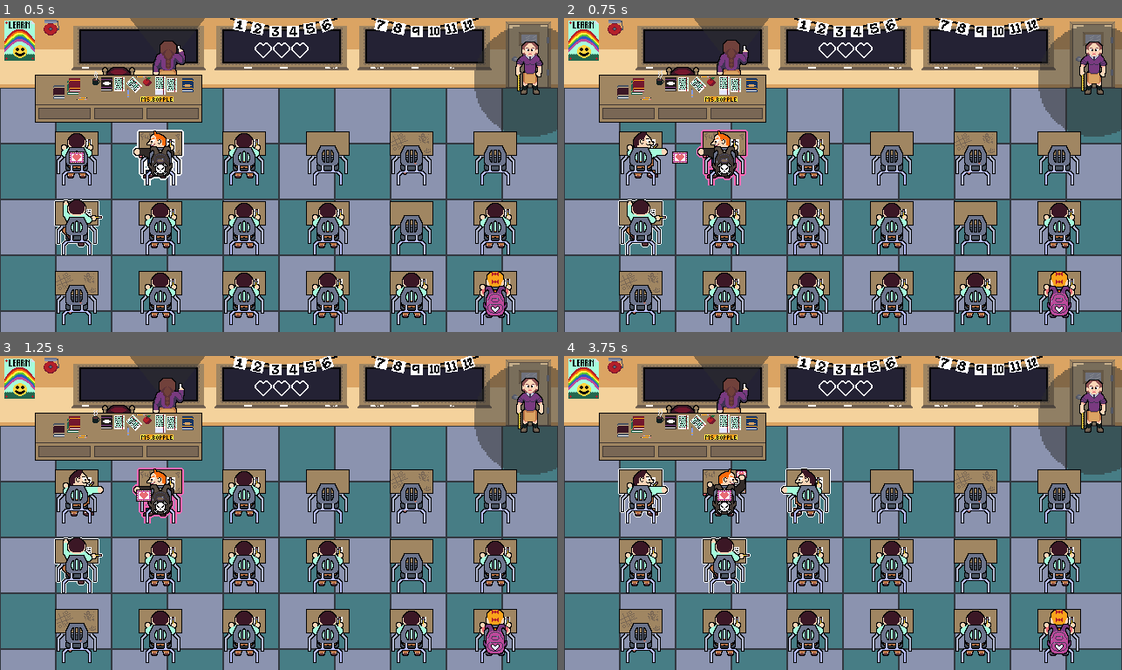
Above: before the commit, frames 1-4 (two rows, left to right).
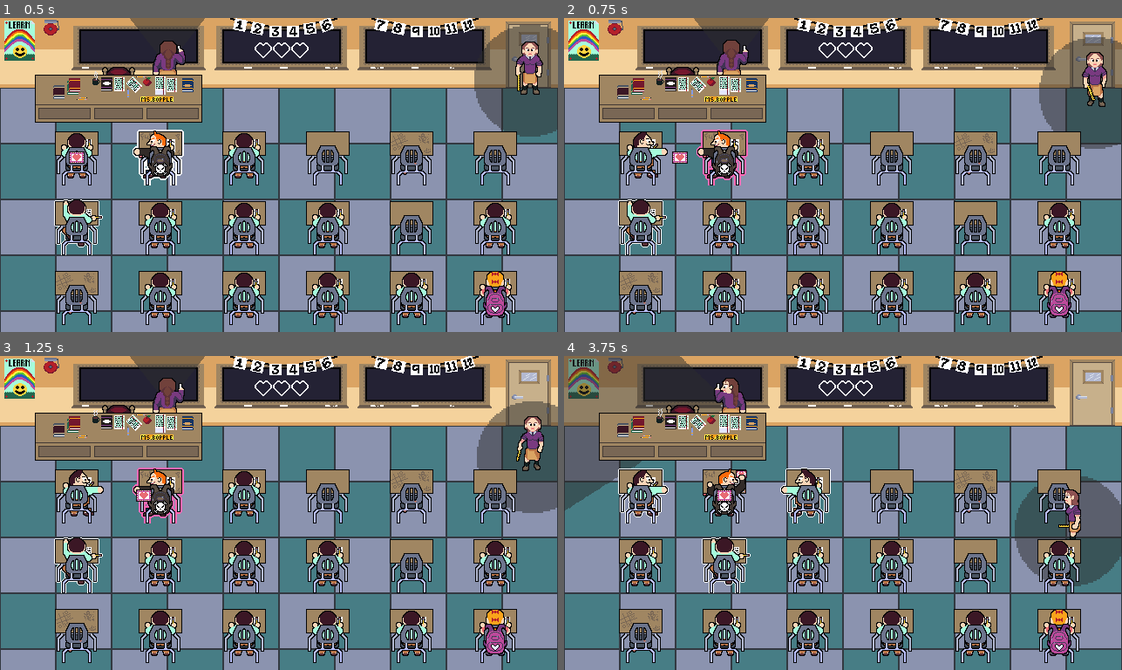
Above: after the commit, the same moments.

Repository: RacBrosGaming/Love-Note
Game: Godot game, scene res://Levels/class_room.tscn
The game is run twice, just before and just after one commit, with the same random seed, the same clock (stepped at 60 frames per second) and the same inputs. The engine's default icon, where the game draws it, is replaced by a stand-in: a white triangle on a blue panel in a dark square.
Inputs (mouse positions are in pixels of both pictures, inside the frame that each line leads up to):
- Up to frame 1 (0.5 s): no input
- Up to frame 2 (0.75 s): move the mouse to (642, 228) at 0.52 s; hold Right (right) from 0.53 s (still down); hold Space (select) from 0.53 s (still down); click (642, 228) at 0.67 s
- Up to frame 3 (1.25 s): keep holding Right (right); keep holding Space (select)
- Up to frame 4 (3.75 s): move the mouse to (725, 566) at 1.27 s; release Right (right) at 1.28 s; release Space (select) at 1.28 s; hold Down (down) 1.28-2.03 s; tap Space (select) at 1.35, 2.85 s; click (725, 566) at 1.42 s; move the mouse to (725, 635) at 2.02 s; hold Right (right) 2.03-2.78 s; hold Space (select) 2.03-2.78 s; click (725, 635) at 2.17 s; move the mouse to (809, 494) at 2.77 s; hold Up (up) 2.78-3.53 s; click (809, 494) at 2.92 s; move the mouse to (809, 566) at 3.52 s; hold Left (left) from 3.53 s (still down); hold Space (select) from 3.53 s (still down); click (809, 566) at 3.67 s

Frame 1 is identical in both runs. In frame 2, 1.7% of the frame differs, in the area x 85-100%, y 2-42%; in frame 3, 3.7%; in frame 4, 14%, in the area x 0-100%, y 0-74%.

Commit message:
made the teacher move faster

Diff:
--- a/Levels/class_room.gd
+++ b/Levels/class_room.gd
@@ -7,7 +7,7 @@
 @onready var reset_timer: Timer = $ResetTimer
 @onready var heart_container: HeartContainer = $HeartContainer
 
-const GAME_OVER = preload("res://Levels/game_over.tscn")
+const GAME_OVER = "res://Levels/game_over.tscn"
 const GRID = preload("res://Scenes/grid.tscn")
 
 @export var max_lives := 3
@@ -60,7 +60,7 @@
 			grid_position.add_child(grid)
 			teacher_assistant.grid = grid
 	else:
-		get_tree().change_scene_to_packed(GAME_OVER)
+		get_tree().change_scene_to_file(GAME_OVER)
 
 func _on_reached_goal() -> void:
-	get_tree().change_scene_to_packed(GAME_OVER)
+	get_tree().change_scene_to_file(GAME_OVER)
--- a/NPCs/teacher.gd
+++ b/NPCs/teacher.gd
@@ -33,7 +33,7 @@
 	move_timer.timeout.connect(_on_move_timer_timeout)
 	look_timer.timeout.connect(_on_look_timer_timeout)
 	turn_around_timer.timeout.connect(_on_turn_around_timer_timeout)
-	turn_around_timer.start(randf_range(2.0, 5.0))
+	turn_around_timer.start(randf_range(2.0, 4.0))
 	animated_sprite_2d.animation_finished.connect(_on_animated_sprite_2d_animation_finished)
 	eyes.rotate(PI)
 	eyes.note_found.connect(_on_eyes_note_found)
@@ -105,17 +105,17 @@
 func _on_move_timer_timeout() -> void:
 	moving = false
 	facing_desks = false
-	turn_around_timer.start(randf_range(2.0, 5.0))
+	turn_around_timer.start(randf_range(2.0, 4.0))
 
 func _on_look_timer_timeout() -> void:
 	looking_right = false
 	facing_desks = true
 	moving = true
-	move_timer.start(randf_range(2.0, 5.0))
+	move_timer.start(randf_range(3.0, 6.0))
 
 func _on_turn_around_timer_timeout() -> void:
 	looking_right = true
-	look_timer.start(randf_range(1.0, 2.0))
+	look_timer.start(randf_range(1.0, 1.5))
 	if randi_range(0, 1) == 0:
 		direction = -direction
 	lerp_direction = direction
--- a/NPCs/teacher_assistant.tscn
+++ b/NPCs/teacher_assistant.tscn
@@ -263,7 +263,7 @@
 autoplay = "idle_down"
 
 [node name="WalkTimer" type="Timer" parent="."]
-wait_time = 2.0
+wait_time = 0.5
 one_shot = true
 autostart = true
 
